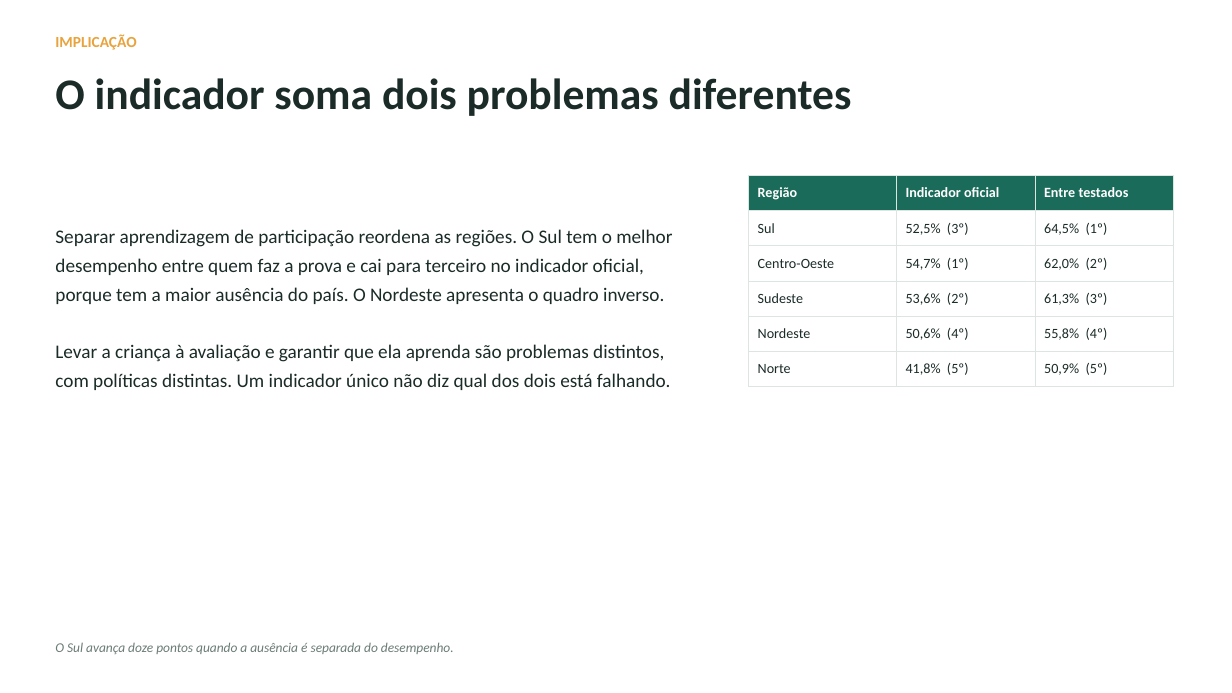
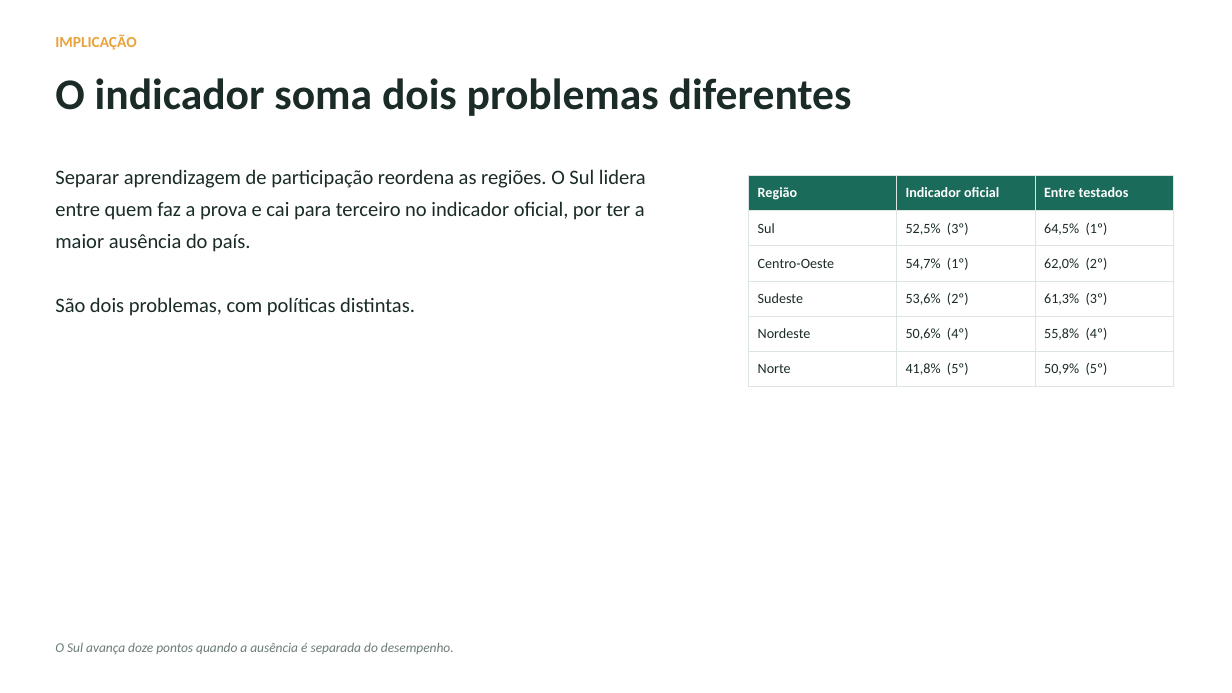
Before and after one commit to tcarvalhodiniz/tech-challenge-fase3, a slide deck: slide 6 of docs/apresentacao.pptx. Drawn at 1232x693 pixels with LibreOffice and Linux fonts; fonts in the diff are those of the drawing. Boxes give left, top, right and bottom in pixels: in the first picture for what was removed or moved away, otherwise in the second. Text is boxed around its words. In the diff, an @@ line names an element or a change of style, - is before the commit and + after.

Commit message:
Ajustes gerais, código e revisão
Revisão geral antes da entrega, em cinco frentes.

Precisão sobre o nível das variáveis: os textos diziam que as catorze
variáveis eram todas de município. Duas delas, rede e caderno, variam dentro do
município e são atributos administrativos do aluno. Nenhuma mede alfabetização,
mas a distinção passa a estar explícita no README e nos relatórios de avaliação e
interpretabilidade.

Verificação do caderno: a amplitude de 10,5 pontos entre versões da prova vinha
de um caderno com doze alunos. Entre os vinte e um com dez mil ou mais, a
amplitude é de 1,8 ponto. A afirmação de que não carrega sinal se sustenta.

Registro dos textos: saem travessões em aparte, construções do tipo 'não é X, e
sim Y' e um aforismo, no README, nos relatórios, no notebook e nos comentários de
config/settings.py, base_analitica.py e eda.py.

Apresentação: o corpo dos slides tinha em média 64 palavras, contra 26 na
apresentação da Fase 2. Reescrito para uma média de 33, com máximo de 43, como
apoio visual da fala e não como documento. Total cai de 969 para 664 palavras.
Validação de arquivo e conferência de transbordo sem ocorrências.

```diff
--- a/docs/apresentacao.pptx
+++ b/docs/apresentacao.pptx
@@ text at (55, 169, 646, 316): text changed; size 15 to 16 pt @@
-Separar aprendizagem de participação reordena as regiões. O Sul tem o melhor desempenho entre quem faz a prova e cai para terceiro no indicador oficial, porque tem a maior ausência do país. O Nordeste apresenta o quadro inverso.
-Levar a criança à avaliação e garantir que ela aprenda são problemas distintos, com políticas distintas. Um indicador único não diz qual dos dois está falhando.
+Separar aprendizagem de participação reordena as regiões. O Sul lidera entre quem faz a prova e cai para terceiro no indicador oficial, por ter a maior ausência do país.
+São dois problemas, com políticas distintas.
@@ text "Separar aprendizagem de participação reordena ..." at (55, 169, 646, 316): vertical alignment middle to top @@
```
Also in this commit, not shown: 9 other slides changed, 10 other files.
